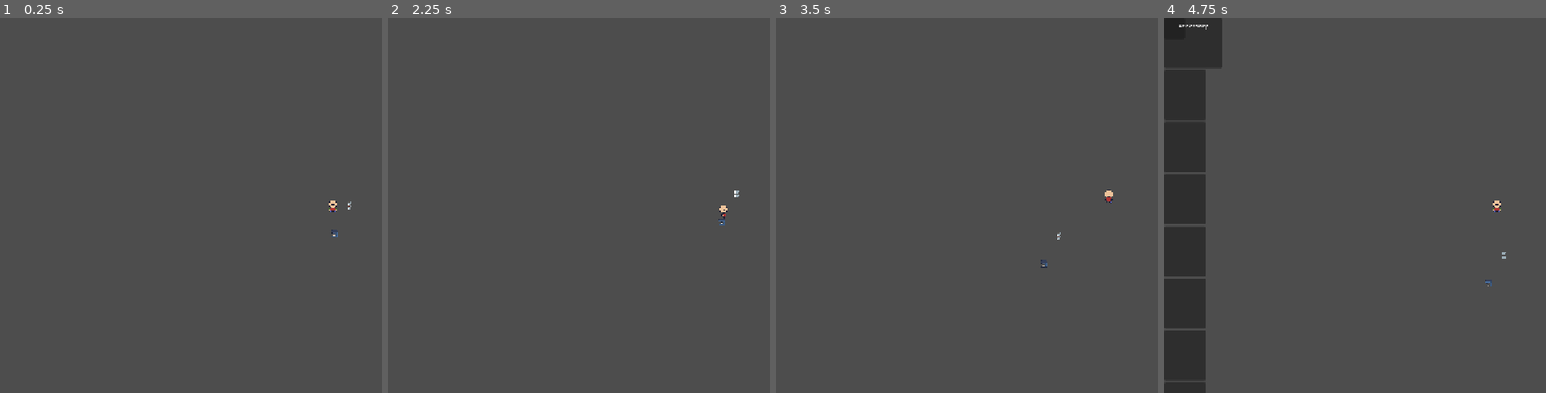
Above: before the commit, frames 1-4 (left to right).
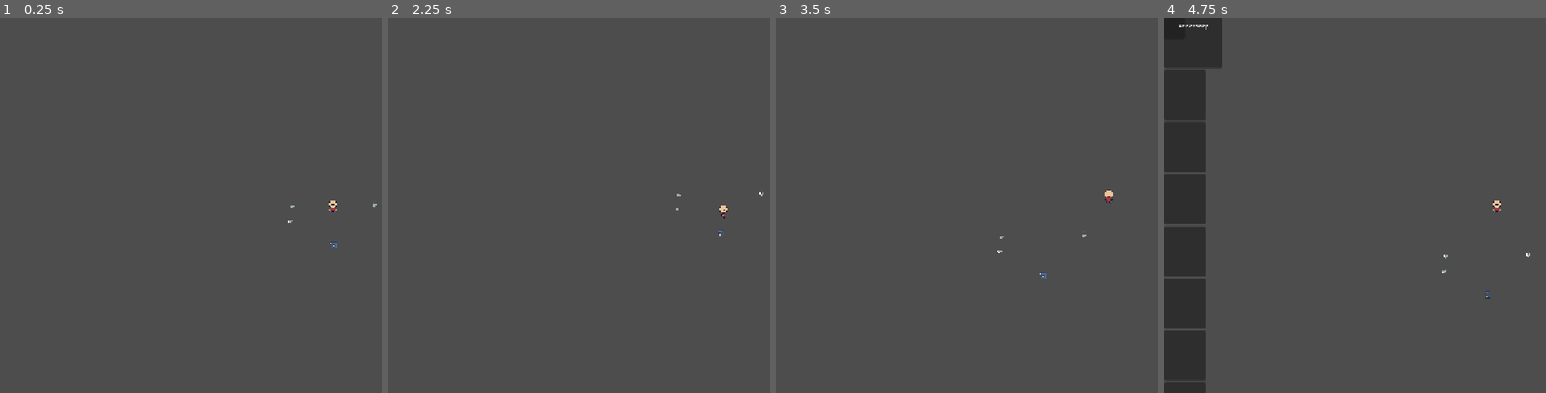
Above: after the commit, the same moments.

Repository: pvfort/astrovalley
Game: Godot game, scene res://scenes/rooms/cafe.tscn
Same seed, same stepped clock (60 frames per second), same inputs: the game is played once before the commit and once after it. This scene is started directly instead of the project's main scene.
Inputs (mouse positions are in pixels of both pictures, inside the frame that each line leads up to):
- Up to frame 1 (0.25 s): no input
- Up to frame 2 (2.25 s): tap Enter (inventory_toggle) at 0.5, 2 s; move the mouse to (outside the picture) at 0.52 s; hold Right (ui_right) 0.53-1.28 s; hold E (interact) 0.53-1.28 s; click (outside the picture) at 0.67 s; tap P (pick_up) at 0.8, 1.35 s; tap Space at 1.25 s; move the mouse to (586, 224) at 1.27 s; hold Down (ui_down) 1.28-2.03 s; click (586, 224) at 1.42 s; tap E (interact) at 1.55 s; move the mouse to (outside the picture) at 2.02 s; hold Right (ui_right) from 2.03 s (still down); hold E (interact) from 2.03 s (still down); click (outside the picture) at 2.17 s
- Up to frame 3 (3.5 s): tap P (pick_up) at 2.3, 2.85 s; move the mouse to (1073, 280) at 2.77 s; release Right (ui_right) at 2.78 s; release E (interact) at 2.78 s; hold Up (ui_up) from 2.78 s (still down); click (1073, 280) at 2.92 s; tap E (interact) at 3.05 s
- Up to frame 4 (4.75 s): move the mouse to (outside the picture) at 3.52 s; release Up (ui_up) at 3.53 s; hold E (interact) 3.53-4.28 s; hold Left (ui_left) from 3.53 s (still down); click (outside the picture) at 3.67 s; tap P (pick_up) at 3.8, 4.35 s; tap Enter (inventory_toggle) at 4.15 s; move the mouse to (1297, 149) at 4.27 s; click (1297, 149) at 4.42 s; tap E (interact) at 4.55 s

The runs differ from the first frame. In frame 1, less than 0.1% of the frame differs, in the area x 75-99%, y 48-62%; in frame 2, less than 0.1%; in frame 3, less than 0.1%; in frame 4, less than 0.1%.

Commit message:
added consumable coffee and coffee machine

Diff:
--- a/data/tasks.json
+++ b/data/tasks.json
@@ -1,18 +1,18 @@
 [
   {
-    "id": "observe",
-    "allowed_phase": "night",
-    "duration": 7,
-    "required_resource": "telescope"
+	"id": "observe",
+	"allowed_phase": "night",
+	"duration": 7,
+	"required_resource": "telescope"
   },
   {
-    "id": "analyze",
-    "allowed_phase": "afternoon",
-    "duration": 120
+	"id": "analyze",
+	"allowed_phase": "afternoon",
+	"duration": 120
   },
   {
-    "id": "meeting",
-    "allowed_phase": "morning",
-    "duration": 180
+	"id": "meeting",
+	"allowed_phase": "morning",
+	"duration": 180
   }
 ]
--- a/resources/items/coffee.tres
+++ b/resources/items/coffee.tres
@@ -1,10 +1,16 @@
 [gd_resource type="Resource" script_class="ItemData" format=3 uid="uid://qm4eayag8lrn"]
 
 [ext_resource type="Script" uid="uid://fmd5ydc8qhh" path="res://scripts/items/item_data.gd" id="1_item"]
+[ext_resource type="Resource" uid="uid://dc5v2frvsrp5p" path="res://resources/items/mug.tres" id="2_cl7mq"]
 [ext_resource type="Texture2D" uid="uid://cssve506iofex" path="res://assets/sprites/coffee.png" id="2_icon"]
 
 [resource]
 script = ExtResource("1_item")
+item_id = "coffee"
 display_name = "Coffee"
 icon = ExtResource("2_icon")
 tags = Array[String](["consumable", "drink", "placeable", "pickupable", "item"])
+consumable = true
+status_effect_id = "coffee_speed"
+status_effect_duration = 30.0
+replacement_item = ExtResource("2_cl7mq")
--- a/resources/items/mug.tres
+++ b/resources/items/mug.tres
@@ -7,6 +7,5 @@
 script = ExtResource("2_s4086")
 item_id = "mug"
 display_name = "Mug"
-description = "You can fill the mug with coffee."
 icon = ExtResource("1_unp2h")
 tags = Array[String](["placeable", "pickupable", "item"])
--- a/scenes/player/Player.tscn
+++ b/scenes/player/Player.tscn
@@ -3,6 +3,7 @@
 [ext_resource type="Script" uid="uid://bwcev4lthdsds" path="res://scripts/player/player.gd" id="1_player_script"]
 [ext_resource type="PackedScene" uid="uid://blctf1qsa3ufe" path="res://scenes/ui/InventoryUI.tscn" id="2_inventory_ui"]
 [ext_resource type="Texture2D" uid="uid://chunxd4fns534" path="res://assets/sprites/character.png" id="3_character_tex"]
+[ext_resource type="Script" uid="uid://dg30w6inkjpo3" path="res://scripts/components/status_effect_component.gd" id="4_524rm"]
 
 [sub_resource type="RectangleShape2D" id="RectangleShape2D_player"]
 
@@ -152,7 +153,7 @@
 
 [node name="InteractionArea" type="Area2D" parent="." unique_id=483196874]
 collision_layer = 2
-collision_mask = 4
+collision_mask = 5
 
 [node name="CollisionShape2D" type="CollisionShape2D" parent="InteractionArea" unique_id=810727089]
 shape = SubResource("CircleShape2D_interaction")
@@ -165,3 +166,7 @@
 [node name="FollowCamera" type="Camera2D" parent="." unique_id=1135281657]
 position_smoothing_enabled = true
 position_smoothing_speed = 8.0
+
+[node name="StatusEffectComponent" type="Node" parent="." unique_id=1682102835]
+script = ExtResource("4_524rm")
+metadata/_custom_type_script = "uid://dg30w6inkjpo3"
--- a/scenes/resources/CoffeeEntity.tscn
+++ b/scenes/resources/CoffeeEntity.tscn
@@ -14,8 +14,9 @@
 [node name="CoffeeEntity" type="Area2D" unique_id=656288315]
 collision_layer = 4
 collision_mask = 2
-monitorable = false
+monitoring = false
 script = ExtResource("1_7gt87")
+item_data = ExtResource("7_m0dd3")
 
 [node name="Sprite2D" type="Sprite2D" parent="." unique_id=272223599]
 texture = ExtResource("2_n11n3")
--- a/scenes/resources/CoffeeMachine.tscn
+++ b/scenes/resources/CoffeeMachine.tscn
@@ -4,6 +4,8 @@
 [ext_resource type="Texture2D" uid="uid://dd2nq3ty6lm1r" path="res://assets/sprites/Coffee-Machine.png" id="2_optn5"]
 [ext_resource type="Script" uid="uid://dt6icuflg7wj0" path="res://scripts/components/interactable_component.gd" id="3_mx3ow"]
 [ext_resource type="Script" uid="uid://cyjr5g746nc8x" path="res://scripts/components/producer_component.gd" id="4_d52nx"]
+[ext_resource type="Resource" uid="uid://dc5v2frvsrp5p" path="res://resources/items/mug.tres" id="5_4ovy0"]
+[ext_resource type="Resource" uid="uid://qm4eayag8lrn" path="res://resources/items/coffee.tres" id="6_weds6"]
 
 [sub_resource type="RectangleShape2D" id="RectangleShape2D_7gt87"]
 size = Vector2(12, 14)
@@ -11,7 +13,7 @@
 [node name="CoffeeMachineEntity" type="Area2D" unique_id=656288315]
 collision_layer = 4
 collision_mask = 2
-monitorable = false
+monitoring = false
 script = ExtResource("1_fgdad")
 
 [node name="Sprite2D" type="Sprite2D" parent="." unique_id=272223599]
@@ -27,4 +29,6 @@
 
 [node name="ProducerComponent" type="Node" parent="." unique_id=600711934]
 script = ExtResource("4_d52nx")
+required_item = ExtResource("5_4ovy0")
+produced_item = ExtResource("6_weds6")
 metadata/_custom_type_script = "uid://cyjr5g746nc8x"
--- a/scenes/resources/Mug.tscn
+++ /dev/null
@@ -1,33 +0,0 @@
-[gd_scene format=3 uid="uid://ca36gdtckio4i"]
-
-[ext_resource type="Script" uid="uid://b3g5v20agy7eo" path="res://scripts/items/mug.gd" id="1_5nynt"]
-[ext_resource type="Texture2D" uid="uid://nb4f77ey30as" path="res://assets/sprites/mug.png" id="2_5nynt"]
-[ext_resource type="Script" uid="uid://dt6icuflg7wj0" path="res://scripts/components/interactable_component.gd" id="3_cpnu8"]
-[ext_resource type="Resource" uid="uid://dc5v2frvsrp5p" path="res://resources/items/mug.tres" id="5_sd2ya"]
-[ext_resource type="Script" uid="uid://d38j71xw76r6v" path="res://scripts/components/pickup_component.gd" id="6_3jobq"]
-
-[sub_resource type="RectangleShape2D" id="RectangleShape2D_7gt87"]
-size = Vector2(8, 6)
-
-[node name="MugEntity" type="Area2D" unique_id=656288315]
-collision_layer = 4
-collision_mask = 2
-monitorable = false
-script = ExtResource("1_5nynt")
-
-[node name="Sprite2D" type="Sprite2D" parent="." unique_id=272223599]
-texture = ExtResource("2_5nynt")
-
-[node name="InteractableComponent" type="Node" parent="." unique_id=577099226]
-script = ExtResource("3_cpnu8")
-metadata/_custom_type_script = "uid://dt6icuflg7wj0"
-
-[node name="CollisionShape2D" type="CollisionShape2D" parent="." unique_id=38637396]
-position = Vector2(0, -3)
-shape = SubResource("RectangleShape2D_7gt87")
-one_way_collision = true
-
-[node name="PickupComponent" type="Node" parent="." unique_id=541824879]
-script = ExtResource("6_3jobq")
-item = ExtResource("5_sd2ya")
-metadata/_custom_type_script = "uid://d38j71xw76r6v"
--- /dev/null
+++ b/scenes/resources/MugEntity.tscn
@@ -0,0 +1,34 @@
+[gd_scene format=3 uid="uid://dkwttj2gmt7t2"]
+
+[ext_resource type="Script" uid="uid://cgm0x31rkiymc" path="res://scripts/items/mug_entity.gd" id="1_s18pf"]
+[ext_resource type="Resource" uid="uid://dc5v2frvsrp5p" path="res://resources/items/mug.tres" id="2_egtyq"]
+[ext_resource type="Texture2D" uid="uid://nb4f77ey30as" path="res://assets/sprites/mug.png" id="2_qrb7g"]
+[ext_resource type="Script" uid="uid://dt6icuflg7wj0" path="res://scripts/components/interactable_component.gd" id="3_fif7h"]
+[ext_resource type="Script" uid="uid://d38j71xw76r6v" path="res://scripts/components/pickup_component.gd" id="6_8svt1"]
+
+[sub_resource type="RectangleShape2D" id="RectangleShape2D_7gt87"]
+size = Vector2(8, 6)
+
+[node name="MugEntity" type="Area2D" unique_id=656288315]
+collision_layer = 4
+collision_mask = 2
+monitoring = false
+script = ExtResource("1_s18pf")
+item_data = ExtResource("2_egtyq")
+
+[node name="Sprite2D" type="Sprite2D" parent="." unique_id=272223599]
+texture = ExtResource("2_qrb7g")
+
+[node name="InteractableComponent" type="Node" parent="." unique_id=577099226]
+script = ExtResource("3_fif7h")
+metadata/_custom_type_script = "uid://dt6icuflg7wj0"
+
+[node name="CollisionShape2D" type="CollisionShape2D" parent="." unique_id=38637396]
+position = Vector2(0, -3)
+shape = SubResource("RectangleShape2D_7gt87")
+one_way_collision = true
+
+[node name="PickupComponent" type="Node" parent="." unique_id=541824879]
+script = ExtResource("6_8svt1")
+item = ExtResource("2_egtyq")
+metadata/_custom_type_script = "uid://d38j71xw76r6v"
--- a/scenes/rooms/cafe.tscn
+++ b/scenes/rooms/cafe.tscn
@@ -3,21 +3,21 @@
 [ext_resource type="PackedScene" uid="uid://dktm0j4vf8sq" path="res://scenes/resources/CoffeeEntity.tscn" id="1_rcovt"]
 [ext_resource type="PackedScene" uid="uid://brs6wu0yexn1k" path="res://scenes/player/Player.tscn" id="2_7v3cm"]
 [ext_resource type="PackedScene" uid="uid://b21y80aekuplp" path="res://scenes/resources/CoffeeMachine.tscn" id="3_7v3cm"]
-[ext_resource type="PackedScene" uid="uid://ca36gdtckio4i" path="res://scenes/resources/Mug.tscn" id="4_ru2hl"]
+[ext_resource type="PackedScene" uid="uid://dkwttj2gmt7t2" path="res://scenes/resources/MugEntity.tscn" id="4_ru2hl"]
 
 [node name="Cafe" type="Node2D" unique_id=401336490]
 
-[node name="CoffeeEntity" parent="." unique_id=1391458251 instance=ExtResource("1_rcovt")]
-position = Vector2(327, 199)
-monitorable = true
+[node name="Player" parent="." unique_id=559979378 instance=ExtResource("2_7v3cm")]
+position = Vector2(383, 192)
 
-[node name="Player" parent="." unique_id=559979378 instance=ExtResource("2_7v3cm")]
-position = Vector2(295, 192)
-collision_layer = 3
-collision_mask = 5
+[node name="CoffeeEntity" parent="." unique_id=656288315 instance=ExtResource("1_rcovt")]
+position = Vector2(463, 195)
 
-[node name="CoffeeMachine" parent="." unique_id=656288315 instance=ExtResource("3_7v3cm")]
-position = Vector2(298, 246)
+[node name="CoffeeMachineEntity" parent="." unique_id=882335650 instance=ExtResource("3_7v3cm")]
+position = Vector2(384, 267)
 
-[node name="Mug" parent="." unique_id=843679194 instance=ExtResource("4_ru2hl")]
-position = Vector2(327, 191)
+[node name="MugEntity" parent="." unique_id=789740193 instance=ExtResource("4_ru2hl")]
+position = Vector2(304, 197)
+
+[node name="MugEntity2" parent="." unique_id=1989401914 instance=ExtResource("4_ru2hl")]
+position = Vector2(301, 225)
--- a/scripts/components/producer_component.gd
+++ b/scripts/components/producer_component.gd
@@ -1,25 +1,31 @@
 class_name ProducerComponent
 extends Node
 
-@export var input_item_id: String
-@export var output_item: ItemData
+@export var required_item: ItemData
+@export var produced_item: ItemData
+@export var priority: int = 10
+@export var allowed_mode := PlayerCharacter.InteractionMode.PRIMARY
 
-func can_produce(item: ItemData) -> bool:
-	return item != null and item.item_id == input_item_id
 
-func produce(player: PlayerCharacter, inventory: Array) -> void:
-	for i in range(inventory.size()):
-		var slot = inventory[i]
-		if slot == null:
-			continue
+func can_interact(_player) -> bool:
+	return true
 
-		var item: ItemData = slot["item"]
 
-		if item.item_id == input_item_id:
+func interact(_player) -> void:
+	print("[PRODUCER] interact called")
+	if required_item == null:
+		return
 
-			print("[PRODUCER] converting", input_item_id, "→", output_item.item_id)
+	if produced_item == null:
+		return
 
-			slot["item"] = output_item
+	if not InventoryManager.has_item(required_item.item_id):
 
-			InventoryManager.inventory_changed.emit()
-			return
+		print("[PRODUCER] missing:", required_item.item_id)
+		return
+
+	InventoryManager.remove_item_by_id(required_item.item_id)
+
+	var ok := InventoryManager.add_item(produced_item)
+
+	print("[PRODUCER] produced:", produced_item.item_id, " success=", ok)
--- a/scripts/components/status_effect_component.gd
+++ b/scripts/components/status_effect_component.gd
@@ -6,3 +6,25 @@
 func apply(effect_id: String, duration: float) -> void:
 	print("[STATUS] applied:", effect_id, " duration:", duration)
 	active_effects[effect_id] = duration
+
+
+func has_effect(effect_id: String) -> bool:
+
+	return active_effects.has(effect_id)
+
+func _process(delta: float) -> void:
+
+	var expired := []
+
+	for effect_id in active_effects.keys():
+
+		active_effects[effect_id] -= delta
+
+		if active_effects[effect_id] <= 0.0:
+			expired.append(effect_id)
+
+	for effect_id in expired:
+
+		print("[STATUS] expired:", effect_id)
+
+		active_effects.erase(effect_id)
--- a/scripts/inventory/InventoryManager.gd
+++ b/scripts/inventory/InventoryManager.gd
@@ -73,3 +73,70 @@
 	print("Inventory state:", is_inventory_open)
 
 	inventory_toggled.emit(is_inventory_open)
+
+func has_item(item_id: String) -> bool:
+
+	for slot in inventory:
+
+		if slot == null:
+			continue
+
+		var item: ItemData = slot["item"]
+
+		if item.item_id == item_id:
+			return true
+
+	return false
+
+
+func remove_item_by_id(item_id: String) -> bool:
+
+	for i in range(inventory.size()):
+
+		var slot = inventory[i]
+
+		if slot == null:
+			continue
+
+		var item: ItemData = slot["item"]
+
+		if item.item_id == item_id:
+
+			inventory[i] = null
+			inventory_changed.emit()
+
+			return true
+
+	return false
+
+
+func use_item(index: int, player: PlayerCharacter) -> void:
+
+	var slot = inventory[index]
+
+	if slot == null:
+		return
+
+	var item: ItemData = slot["item"]
+
+	if item == null:
+		return
+
+	if not item.consumable:
+		print("[ITEM USE] item not consumable")
+		return
+
+	print("[ITEM USE] consuming:", item.item_id)
+
+	var status = player.get_status_effect_component()
+
+	if status != null and item.status_effect_id != "":
+		status.apply(
+			item.status_effect_id,
+			item.status_effect_duration
+		)
+
+	remove_item(index)
+
+	if item.replacement_item != null:
+		add_item(item.replacement_item)
--- a/scripts/items/item_data.gd
+++ b/scripts/items/item_data.gd
@@ -7,3 +7,10 @@
 @export var icon: Texture2D
 @export var stack_size: int = 1
 @export var tags: Array[String] = []
+
+@export var consumable: bool = false
+
+@export var status_effect_id: String = ""
+@export var status_effect_duration: float = 0.0
+
+@export var replacement_item: ItemData
--- a/scripts/items/mug.gd
+++ b/scripts/items/mug_entity.gd
@@ -4,7 +4,7 @@
 @export var item_data: ItemData
 
 func interact(player: PlayerCharacter) -> void:
-	print("[MUG] interact called by:", player.player_id)
+	print("[COFFEE] interact called by:", player.player_id)
 
 	for child in get_children():
 		if child.has_method("interact"):
--- a/scripts/player/player.gd
+++ b/scripts/player/player.gd
@@ -44,9 +44,16 @@
 
 
 func _physics_process(_delta: float) -> void:
-
 	if not is_multiplayer_authority():
 		return
+	if Input.is_action_just_pressed("interact"):
+		print("[DEBUG] interact pressed")
+		_handle_interaction_input(InteractionMode.PRIMARY)
+
+	if Input.is_action_just_pressed("pick_up"):
+		print("[INPUT] PICKUP pressed")
+		_handle_interaction_input(InteractionMode.PICKUP)
+
 
 	if Input.is_action_just_pressed("inventory_toggle"):
 
@@ -73,19 +80,7 @@
 		_handle_movement_input()
 
 
-func _unhandled_input(event: InputEvent) -> void:
-
-	if not is_multiplayer_authority():
-		return
-
-	if event.is_action_pressed("interact"):
-		_handle_interaction_input(InteractionMode.PRIMARY)
-		get_viewport().set_input_as_handled()
-
-	if event.is_action_pressed("pick_up"):
-		print("[INPUT] PICKUP pressed")
-		_handle_interaction_input(InteractionMode.PICKUP)
-		get_viewport().set_input_as_handled()
+
 # ==================================================
 # MOVEMENT INPUT
 # ==================================================
@@ -161,7 +156,7 @@
 
 		return
 
-	velocity = to_target.normalized() * move_speed
+	velocity = to_target.normalized() * get_move_speed()
 
 	move_and_slide()
 
@@ -307,7 +302,12 @@
 	print("[INTERACT] scanning entity:", entity.name)
 
 	for c in entity.get_children():
-
+		print(
+				"[SCAN]",
+				c.name,
+				" script=",
+				c.get_script()
+			)
 		if not c.has_method("interact"):
 			continue
 
@@ -344,3 +344,25 @@
 func set_current_level(lvl: int) -> void:
 
 	current_level = lvl
+
+func get_status_effect_component() -> StatusEffectComponent:
+
+	for child in get_children():
+
+		if child is StatusEffectComponent:
+			return child
+
+	return null
+
+func get_move_speed() -> float:
+
+	var final_speed := move_speed
+
+	var status = get_status_effect_component()
+
+	if status != null:
+
+		if status.has_effect("coffee_speed"):
+			final_speed *= 1.5
+
+	return final_speed
--- a/scripts/ui/InventorySlot.gd
+++ /dev/null
@@ -1,12 +0,0 @@
-extends PanelContainer
-
-@onready var icon = $TextureRect
-@onready var stack_label = $StackLabel
-
-var item_data = null
-
-func set_item(item):
-	item_data = item
-
-	if item != null:
-		icon.texture = item.icon
--- a/scripts/ui/InventoryUI.gd
+++ b/scripts/ui/InventoryUI.gd
@@ -45,7 +45,7 @@
 	for i in range(InventoryManager.INVENTORY_SIZE):
 
 		var slot = slot_scene.instantiate()
-
+		slot.slot_index = i
 		grid.add_child(slot)
 
 
--- a/scripts/ui/inventory_slot.gd
+++ b/scripts/ui/inventory_slot.gd
@@ -4,7 +4,11 @@
 @onready var item_name_label: Label = $MarginContainer/VBoxContainer/ItemName
 @onready var stack_label: Label = $MarginContainer/VBoxContainer/Stack
 
+var slot_index: int = -1
+
+
 func set_slot_data(slot_data: Variant) -> void:
+
 	if slot_data == null:
 		icon_rect.texture = null
 		item_name_label.text = ""
@@ -27,3 +31,23 @@
 	item_name_label.text = item.display_name
 	stack_label.text = str(count) if count > 1 else ""
 	tooltip_text = "%s\n%s" % [item.display_name, item.description]
+
+
+func _gui_input(event: InputEvent) -> void:
+
+	if not InventoryManager.is_inventory_open:
+		return
+
+	if event is InputEventMouseButton \
+	and event.pressed \
+	and event.button_index == MOUSE_BUTTON_LEFT:
+
+		print("[UI] clicked slot:", slot_index)
+
+		var player = get_tree().get_first_node_in_group("player")
+
+		if player == null:
+			print("[UI] no player found")
+			return
+
+		InventoryManager.use_item(slot_index, player)
Not shown, removed: scripts/items/mug.gd.uid
Not shown, added: scripts/items/mug_entity.gd.uid
Not shown, removed: scripts/ui/InventorySlot.gd.uid
